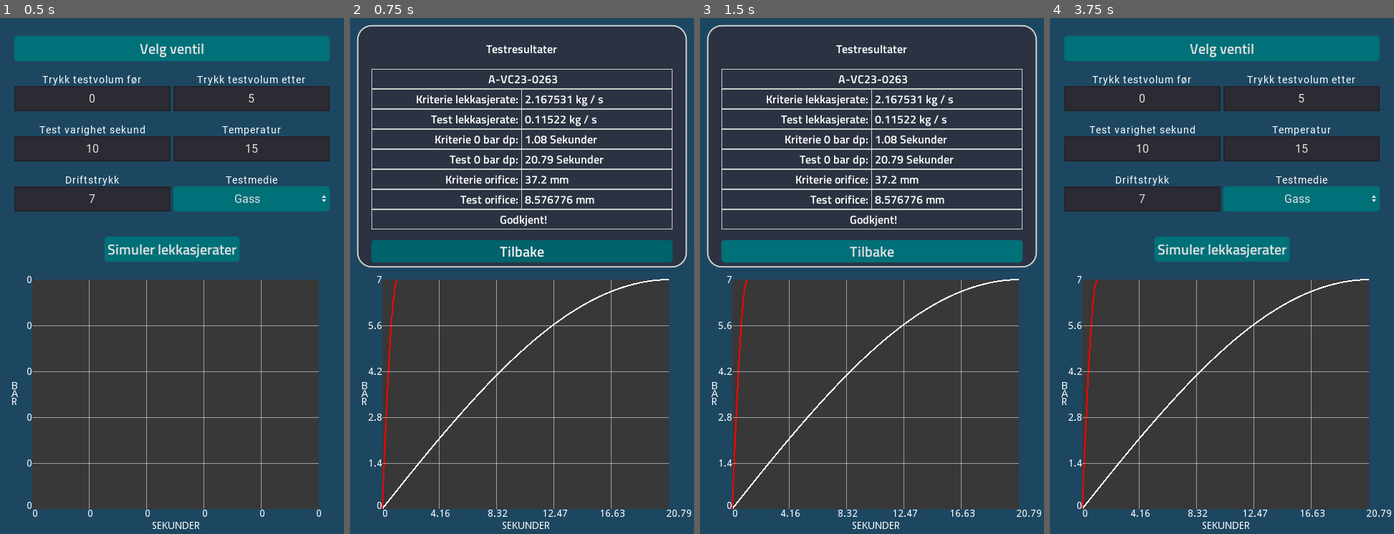
Above: before the commit, frames 1-4 (left to right).
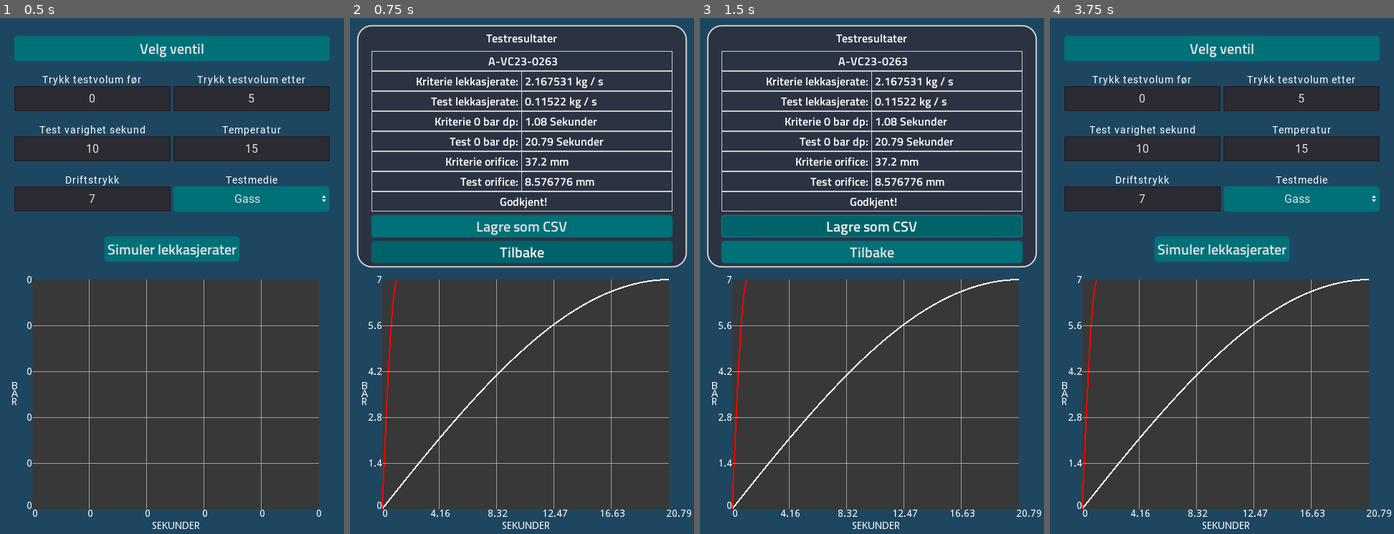
Above: after the commit, the same moments.

Repository: Keroflux/Critical-leak-test
Game: Godot game, scene res://Control.tscn
The game is run twice, just before and just after one commit, with the same random seed, the same clock (stepped at 60 frames per second) and the same inputs.
Inputs (mouse positions are in pixels of both pictures, inside the frame that each line leads up to):
- Up to frame 1 (0.5 s): no input
- Up to frame 2 (0.75 s): click "Simuler lekkasjerater" at 0.5 s
- Up to frame 3 (1.5 s): click (872, 224) at 1.25 s, where only the run after the commit has a clickable "Lagre som CSV"
- Up to frame 4 (3.75 s): click "Velg ventil" at 2 s; click "Gass" at 2.75 s; click "Tilbake" at 3.5 s

Frame 1 is identical in both runs. In frame 2, 11% of the frame differs, in the area x 6-94%, y 3-48%; in frame 3, 11%; in frame 4, nothing differs.

Commit message:
Mulighet til å laste ned CSV

Diff:
--- a/Lekkasje.gd
+++ b/Lekkasje.gd
@@ -297,6 +297,7 @@
 	a.ori_crit = crit_orifice
 	a.ori_test = test_orifice
 	a.tag = tag
+	a.result = P2_test
 	add_child(a)
 
 
--- a/ResultsPage.gd
+++ b/ResultsPage.gd
@@ -1,5 +1,4 @@
 extends Control
-
 
 var kgs_crit = 0
 var kgs_test = 0
@@ -8,9 +7,12 @@
 var ori_test = 0
 var ori_crit = 0
 var tag = ""
+var result : Array = []
+var parent
 
 
 func _ready():
+	parent = get_parent()
 	$"%Tag/Result".text = " " + tag
 	$"%CriteriaKGS/Result".text = " " + str(kgs_crit) + " kg / s"
 	$"%TestKGS/Result".text = " " + str(kgs_test) + " kg / s"
@@ -24,3 +26,35 @@
 
 func _on_Close_pressed():
 	queue_free()
+
+
+func store_result_as_csv():
+	var time = 0.01
+	var file_name = tag + ".csv"
+
+	if OS.has_feature("wasm"): # Nettleser?
+		var csv : String
+		for i in result.size():
+			if i == 0:
+				csv = "Tag,Time,Pressure,kg / s"
+			var pressure = result[i]
+			var kgs = parent.calc_leak_rate_trend(pressure, time)
+			var string = tag + "," + str(time) + "," + str(pressure - 1) + "," + str(kgs)
+			csv += "\n" + string
+			time += (0.01 * 15)
+		# Last ned filen
+		JavaScript.download_buffer(csv.to_utf8(), file_name)
+
+	else:
+		var dir = OS.get_system_dir(2)
+		var file = File.new()
+		file.open(dir + "\\" + file_name, File.WRITE)
+		for i in result.size():
+			if i == 0:
+				file.store_line("Tag,Time,Pressure,kg / s")
+			var pressure = result[i]
+			var kgs = parent.calc_leak_rate_trend(pressure, time)
+			var string = tag + "," + str(time) + "," + str(pressure - 1) + "," + str(kgs)
+			file.store_line(string)
+			time += (0.01 * 15)
+		file.close()
--- a/ResultsPage.tscn
+++ b/ResultsPage.tscn
@@ -66,16 +66,16 @@
 anchor_right = 1.0
 anchor_bottom = 1.0
 custom_constants/margin_right = 20
-custom_constants/margin_top = 20
+custom_constants/margin_top = 5
 custom_constants/margin_left = 20
 custom_constants/margin_bottom = 10
 
 [node name="VBoxContainer2" type="VBoxContainer" parent="MarginContainer2/Panel/MarginContainer"]
 margin_left = 20.0
-margin_top = 20.0
+margin_top = 5.0
 margin_right = 440.0
-margin_bottom = 331.0
-custom_constants/separation = 15
+margin_bottom = 332.0
+custom_constants/separation = 5
 
 [node name="Name" type="Label" parent="MarginContainer2/Panel/MarginContainer/VBoxContainer2"]
 margin_right = 420.0
@@ -87,9 +87,9 @@
 align = 1
 
 [node name="VBoxContainer" type="VBoxContainer" parent="MarginContainer2/Panel/MarginContainer/VBoxContainer2"]
-margin_top = 41.0
-margin_right = 420.0
-margin_bottom = 265.0
+margin_top = 31.0
+margin_right = 420.0
+margin_bottom = 255.0
 custom_constants/separation = 0
 
 [node name="Tag" type="HBoxContainer" parent="MarginContainer2/Panel/MarginContainer/VBoxContainer2/VBoxContainer"]
@@ -287,10 +287,21 @@
 text = " Godkjent!"
 align = 1
 
+[node name="CSV" type="Button" parent="MarginContainer2/Panel/MarginContainer/VBoxContainer2"]
+margin_top = 260.0
+margin_right = 420.0
+margin_bottom = 291.0
+rect_min_size = Vector2( 150, 30 )
+size_flags_horizontal = 3
+custom_fonts/font = SubResource( 4 )
+custom_styles/hover = SubResource( 5 )
+custom_styles/normal = SubResource( 6 )
+text = "Lagre som CSV"
+
 [node name="Close" type="Button" parent="MarginContainer2/Panel/MarginContainer/VBoxContainer2"]
-margin_top = 280.0
-margin_right = 420.0
-margin_bottom = 311.0
+margin_top = 296.0
+margin_right = 420.0
+margin_bottom = 327.0
 rect_min_size = Vector2( 150, 30 )
 size_flags_horizontal = 3
 custom_fonts/font = SubResource( 4 )
@@ -298,4 +309,5 @@
 custom_styles/normal = SubResource( 6 )
 text = "Tilbake"
 
+[connection signal="pressed" from="MarginContainer2/Panel/MarginContainer/VBoxContainer2/CSV" to="." method="store_result_as_csv"]
 [connection signal="pressed" from="MarginContainer2/Panel/MarginContainer/VBoxContainer2/Close" to="." method="_on_Close_pressed"]
